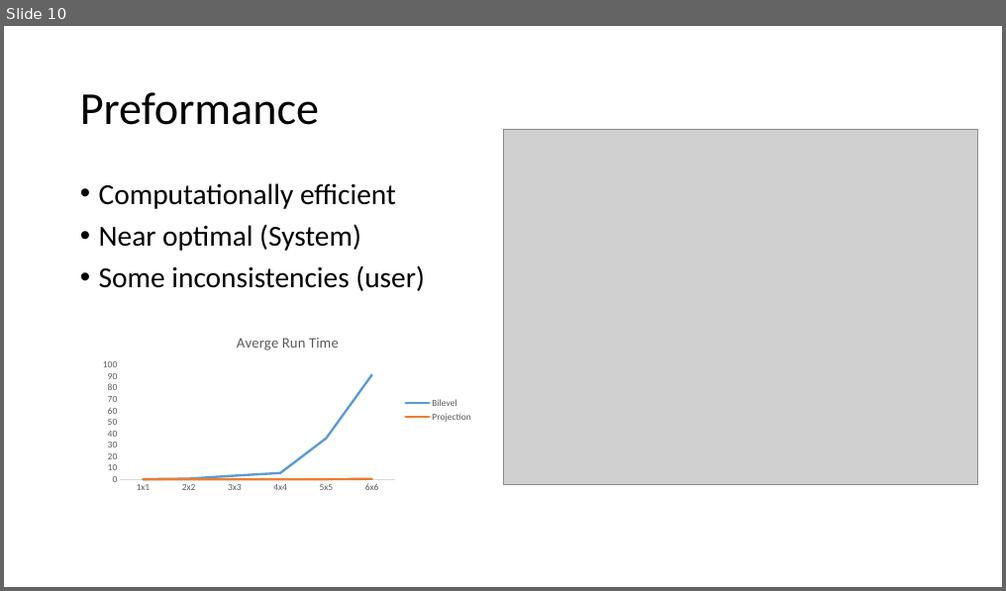
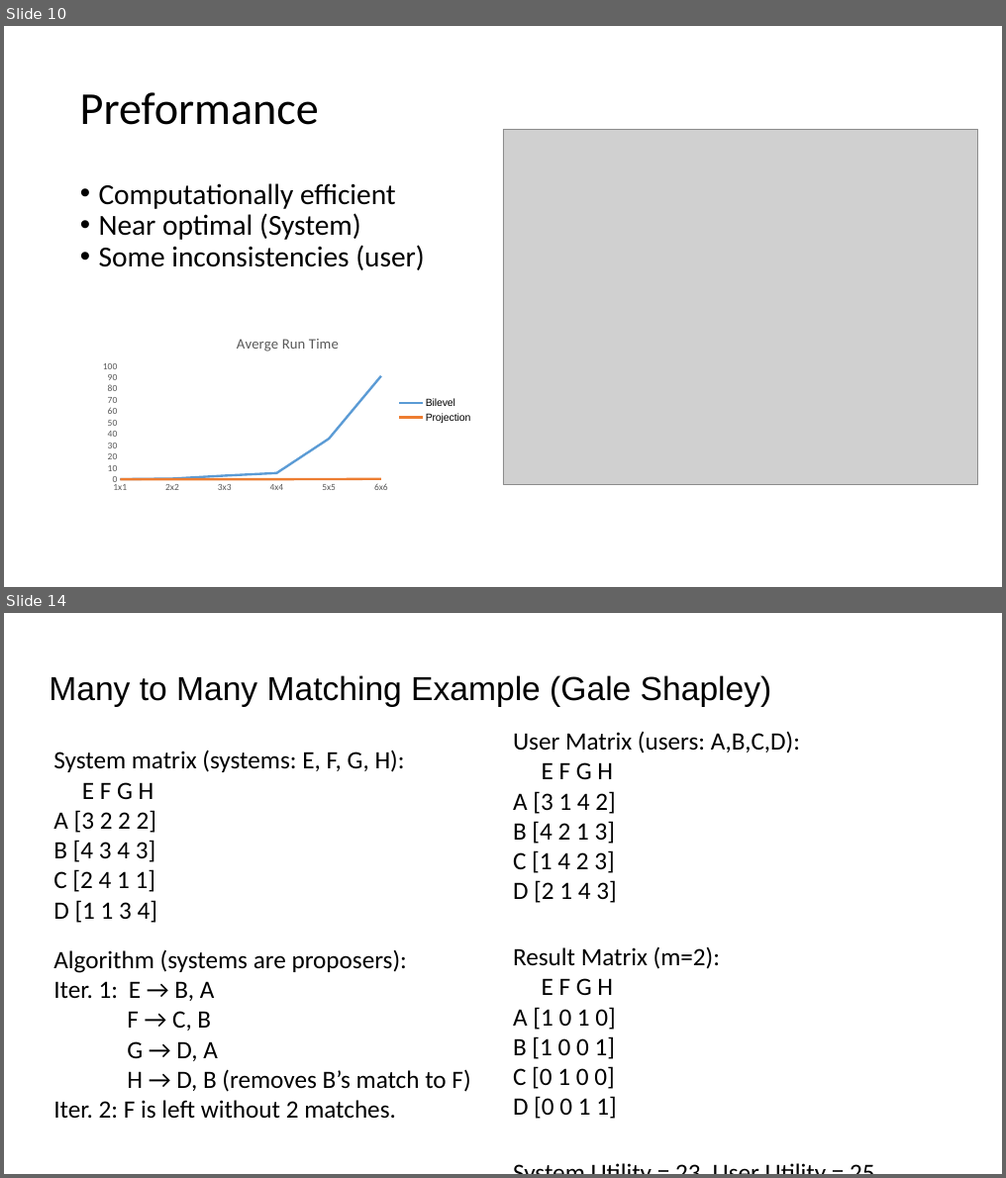
Before and after one commit to sirmarcis/CSP-Final-Project, a slide deck: CSP4.pptx. Shown one above the other, each under a label of ours: slide 10 before the commit, slides 10 and 14 after it; the slides between them are not shown. The pictures are 1006x591 and 1006x1178 pixels, drawn with LibreOffice and Linux fonts; fonts in the diff are those of the drawing; grey boxes stand for pictures. Boxes give left, top, right and bottom in pixels: in the first picture for what was removed or moved away, otherwise in the second. Text is boxed around its words. In the diff, an @@ line names an element or a change of style, - is before the commit and + after.

```diff
--- a/CSP4.pptx
+++ b/CSP4.pptx
@@ slide 14 added at box(4, 613, 1002, 1174), background #FFFFFF @@
@@ text added at box(49, 675, 772, 707), 32 pt, text #000000 @@
+Many to Many Matching Example (Gale Shapley)
@@ text added at box(54, 750, 470, 1119), 24 pt, text #000000 @@
+System matrix (systems: E, F, G, H):
+E F G H
+A [3 2 2 2]
+B [4 3 4 3]
+C [2 4 1 1]
+D [1 1 3 4]
+Algorithm (systems are proposers):
+Iter. 1: E → B, A
+F → C, B
+G → D, A
+H → D, B (removes B’s match to F)
+Iter. 2: F is left without 2 matches.
@@ text added at box(513, 732, 800, 1119), 24 pt, text #000000 @@
+User Matrix (users: A,B,C,D):
+E F G H
+A [3 1 4 2]
+B [4 2 1 3]
+C [1 4 2 3]
+D [2 1 4 3]
+Result Matrix (m=2):
+E F G H
+A [1 0 1 0]
+B [1 0 0 1]
+C [0 1 0 0]
+D [0 0 1 1]
+System Utility = 23, User Utility = 25
@@ slide 10 changed as well @@
@@ text "Computationally efficient" at box(99, 183, 425, 271): less space between paragraphs @@
@@ line chart at box(95, 323, 480, 497) @@
@@ title "Averge Run Time " to "Averge Run Time" @@
@@ legend changed @@
@@ category axis changed @@
@@ value axis changed @@
@@ lettering changed @@
```
Also in this commit, not shown: 9 other slides changed, 4 other slides added, 1 slide removed.
